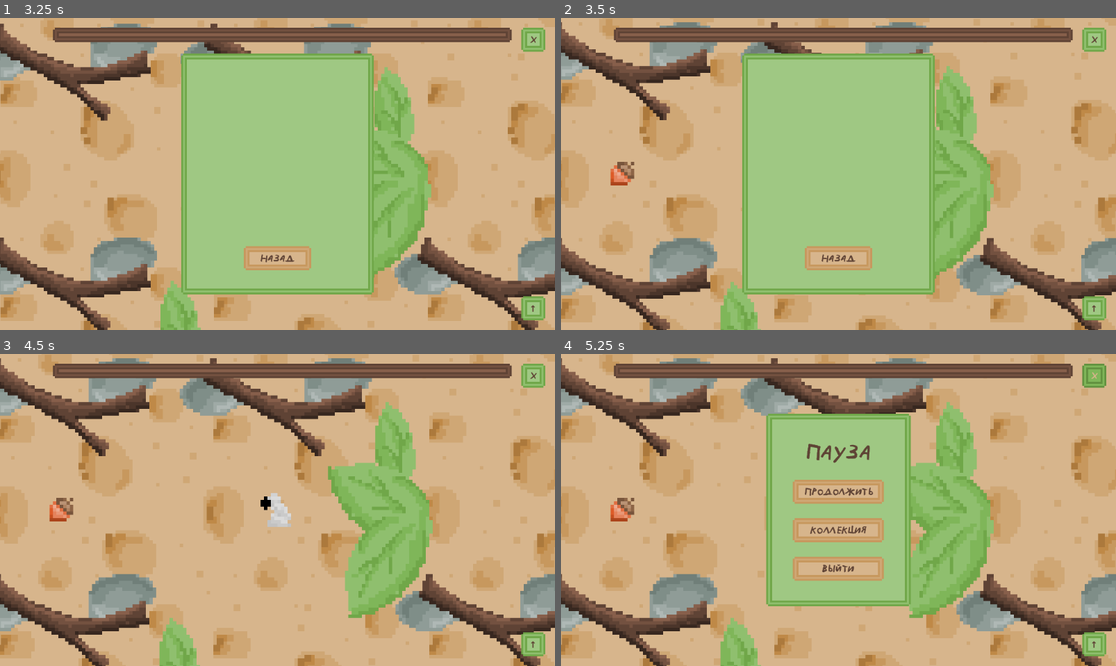
Above: before the commit, frames 1-4 (two rows, left to right).
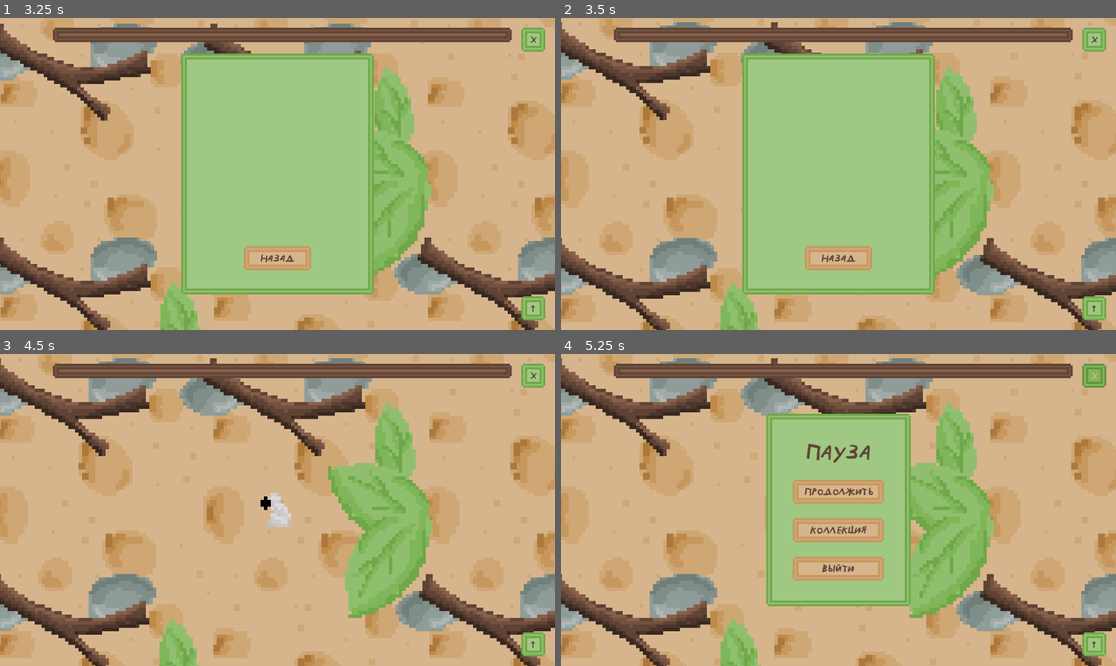
Above: after the commit, the same moments.

Repository: Null-oh/zhonny
Game: Godot game, scene res://scenes/start_new.tscn
Same seed, same stepped clock (60 frames per second), same inputs: the game is played once before the commit and once after it.
Inputs:
- Up to frame 1 (3.25 s): click "СТАРТ" at 0.5 s; click "х" at 1.25 s; click "↑" at 2 s; click "ПРОДОЛЖИТЬ" at 2.75 s
- Up to frame 2 (3.5 s): no input
- Up to frame 3 (4.5 s): click "КОЛЛЕКЦИЯ" at 3.5 s; click "назад" at 4.25 s
- Up to frame 4 (5.25 s): click "х" at 5 s

Frame 1 is identical in both runs. In frame 2, 0.3% of the frame differs, in the area x 8-14%, y 46-54%; in frame 3, 0.3%; in frame 4, 0.3%.

Commit message:
spwn animation

Diff:
--- a/assets/bird.gd
+++ b/assets/bird.gd
@@ -56,7 +56,7 @@
 
 		if oparysh.velocity.length() > 0:
 			var offset_direction = oparysh.direction
-			var target_position = oparysh.global_position + (offset_direction * 21)
+			var target_position = oparysh.global_position + (offset_direction * 25)
 
 			var move_tween = create_tween()
 			move_tween.tween_property(shadow, "global_position", target_position, 0.1)\
--- a/assets/oparysh.tscn
+++ b/assets/oparysh.tscn
@@ -2,24 +2,50 @@
 
 [ext_resource type="Script" uid="uid://cljeemxngk1iq" path="res://scripts/oparysh.gd" id="1_0axra"]
 [ext_resource type="Texture2D" uid="uid://bq3uhrusbppq5" path="res://img/опарыш.png" id="1_mkb6b"]
+[ext_resource type="Texture2D" uid="uid://kn0amprhffq7" path="res://img/back.png" id="2_a41o3"]
 [ext_resource type="Texture2D" uid="uid://ciq6wd3nhyble" path="res://img/опарыш_idle.png" id="2_m0qft"]
+[ext_resource type="Texture2D" uid="uid://ii4emp5salfs" path="res://img/опарыш_hatch.png" id="2_wiiwr"]
 [ext_resource type="Texture2D" uid="uid://r7seb6moqg1w" path="res://img/опарыш_up.png" id="4_mdrlj"]
 
-[sub_resource type="AtlasTexture" id="AtlasTexture_5qpit"]
-atlas = ExtResource("2_m0qft")
-region = Rect2(0, 0, 10, 10)
-
-[sub_resource type="AtlasTexture" id="AtlasTexture_xqmdg"]
-atlas = ExtResource("2_m0qft")
-region = Rect2(10, 0, 10, 10)
-
-[sub_resource type="AtlasTexture" id="AtlasTexture_l2ef6"]
-atlas = ExtResource("2_m0qft")
-region = Rect2(0, 10, 10, 10)
-
-[sub_resource type="AtlasTexture" id="AtlasTexture_s2yq7"]
-atlas = ExtResource("2_m0qft")
-region = Rect2(10, 10, 10, 10)
+[sub_resource type="AtlasTexture" id="AtlasTexture_e1yb5"]
+atlas = ExtResource("2_wiiwr")
+region = Rect2(0, 0, 12, 12)
+
+[sub_resource type="AtlasTexture" id="AtlasTexture_8abuw"]
+atlas = ExtResource("2_wiiwr")
+region = Rect2(12, 0, 12, 12)
+
+[sub_resource type="AtlasTexture" id="AtlasTexture_3fl18"]
+atlas = ExtResource("2_wiiwr")
+region = Rect2(0, 12, 12, 12)
+
+[sub_resource type="AtlasTexture" id="AtlasTexture_iecom"]
+atlas = ExtResource("2_wiiwr")
+region = Rect2(12, 12, 12, 12)
+
+[sub_resource type="AtlasTexture" id="AtlasTexture_hypwe"]
+atlas = ExtResource("2_wiiwr")
+region = Rect2(0, 24, 12, 12)
+
+[sub_resource type="AtlasTexture" id="AtlasTexture_8wrop"]
+atlas = ExtResource("2_wiiwr")
+region = Rect2(12, 24, 12, 12)
+
+[sub_resource type="AtlasTexture" id="AtlasTexture_38lia"]
+atlas = ExtResource("2_m0qft")
+region = Rect2(0, 0, 12, 12)
+
+[sub_resource type="AtlasTexture" id="AtlasTexture_gqgj8"]
+atlas = ExtResource("2_m0qft")
+region = Rect2(12, 0, 12, 12)
+
+[sub_resource type="AtlasTexture" id="AtlasTexture_ynloh"]
+atlas = ExtResource("2_m0qft")
+region = Rect2(0, 12, 12, 12)
+
+[sub_resource type="AtlasTexture" id="AtlasTexture_bh50h"]
+atlas = ExtResource("2_m0qft")
+region = Rect2(12, 12, 12, 12)
 
 [sub_resource type="AtlasTexture" id="AtlasTexture_k4e8j"]
 atlas = ExtResource("1_mkb6b")
@@ -80,17 +106,40 @@
 [sub_resource type="SpriteFrames" id="SpriteFrames_v63cr"]
 animations = [{
 "frames": [{
-"duration": 0.7,
-"texture": SubResource("AtlasTexture_5qpit")
-}, {
-"duration": 0.7,
-"texture": SubResource("AtlasTexture_xqmdg")
-}, {
-"duration": 0.7,
-"texture": SubResource("AtlasTexture_l2ef6")
-}, {
-"duration": 0.7,
-"texture": SubResource("AtlasTexture_s2yq7")
+"duration": 1.0,
+"texture": SubResource("AtlasTexture_e1yb5")
+}, {
+"duration": 1.0,
+"texture": SubResource("AtlasTexture_8abuw")
+}, {
+"duration": 1.0,
+"texture": SubResource("AtlasTexture_3fl18")
+}, {
+"duration": 1.0,
+"texture": SubResource("AtlasTexture_iecom")
+}, {
+"duration": 1.0,
+"texture": SubResource("AtlasTexture_hypwe")
+}, {
+"duration": 1.0,
+"texture": SubResource("AtlasTexture_8wrop")
+}],
+"loop": false,
+"name": &"hatch",
+"speed": 5.0
+}, {
+"frames": [{
+"duration": 0.7,
+"texture": SubResource("AtlasTexture_38lia")
+}, {
+"duration": 0.7,
+"texture": SubResource("AtlasTexture_gqgj8")
+}, {
+"duration": 0.7,
+"texture": SubResource("AtlasTexture_ynloh")
+}, {
+"duration": 0.7,
+"texture": SubResource("AtlasTexture_bh50h")
 }],
 "loop": true,
 "name": &"idle",
@@ -153,6 +202,15 @@
 "name": &"up-2",
 "speed": 5.0
 }]
+
+[sub_resource type="Gradient" id="Gradient_wiiwr"]
+colors = PackedColorArray(1, 1, 1, 1, 0, 0, 0, 1)
+
+[sub_resource type="GradientTexture2D" id="GradientTexture2D_a41o3"]
+gradient = SubResource("Gradient_wiiwr")
+fill = 1
+fill_from = Vector2(0.5, 0.5)
+fill_to = Vector2(0.87909836, 0.15368852)
 
 [sub_resource type="RectangleShape2D" id="RectangleShape2D_a8wic"]
 size = Vector2(10, 8)
@@ -162,13 +220,21 @@
 
 [node name="oparysh" type="CharacterBody2D" unique_id=321062941]
 script = ExtResource("1_0axra")
+
+[node name="ref" type="Sprite2D" parent="." unique_id=682612051]
+visible = false
+texture = ExtResource("2_a41o3")
 
 [node name="sprite" type="AnimatedSprite2D" parent="." unique_id=2010855415]
 texture_filter = 1
 sprite_frames = SubResource("SpriteFrames_v63cr")
-animation = &"up"
-frame = 3
-frame_progress = 0.9605631
+animation = &"hatch"
+
+[node name="light" type="PointLight2D" parent="." unique_id=959311560]
+color = Color(0.38431373, 0.57254905, 0.2509804, 1)
+energy = 3.0
+texture = SubResource("GradientTexture2D_a41o3")
+texture_scale = 4.0
 
 [node name="collision" type="CollisionShape2D" parent="." unique_id=1662170345]
 shape = SubResource("RectangleShape2D_a8wic")
--- a/scenes/level.tscn
+++ b/scenes/level.tscn
@@ -6,24 +6,57 @@
 [ext_resource type="PackedScene" uid="uid://bu16vdwyjpme" path="res://assets/spawner.tscn" id="4_v4nd4"]
 [ext_resource type="Resource" uid="uid://dl7q3mexng170" path="res://drops/leaf.tres" id="5_myo3r"]
 [ext_resource type="Script" uid="uid://d061ep0kq34n" path="res://drops/drop_slot.gd" id="5_pccjk"]
+[ext_resource type="Resource" uid="uid://dl1j2nkuhav4q" path="res://drops/stick.tres" id="8_64w2a"]
+[ext_resource type="Resource" uid="uid://cvfpjw0deslum" path="res://drops/flower.tres" id="9_fpun6"]
 [ext_resource type="Resource" uid="uid://cic2ryidd25op" path="res://drops/mushroom.tres" id="10_5xatw"]
+[ext_resource type="Resource" uid="uid://c58ob2e2fiioi" path="res://drops/berry.tres" id="10_wc255"]
 [ext_resource type="Resource" uid="uid://ben24dpli5evj" path="res://drops/acorn.tres" id="11_weudl"]
+[ext_resource type="Resource" uid="uid://gmmmp3o32cm5" path="res://drops/raf.tres" id="12_arp2o"]
 [ext_resource type="PackedScene" uid="uid://ccmk8700wohmm" path="res://assets/interface.tscn" id="13_n63tf"]
 
 [sub_resource type="Resource" id="Resource_a2q8i"]
 script = ExtResource("5_pccjk")
 drop = ExtResource("5_myo3r")
-quantity = 50
-
-[sub_resource type="Resource" id="Resource_p573x"]
-script = ExtResource("5_pccjk")
-drop = ExtResource("10_5xatw")
-quantity = 50
+quantity = 20
 
 [sub_resource type="Resource" id="Resource_ykgt6"]
 script = ExtResource("5_pccjk")
 drop = ExtResource("11_weudl")
-quantity = 50
+quantity = 10
+
+[sub_resource type="Resource" id="Resource_ux5qa"]
+script = ExtResource("5_pccjk")
+drop = ExtResource("8_64w2a")
+quantity = 20
+metadata/_custom_type_script = "uid://d061ep0kq34n"
+
+[sub_resource type="Resource" id="Resource_82cfe"]
+script = ExtResource("5_pccjk")
+drop = ExtResource("9_fpun6")
+quantity = 15
+metadata/_custom_type_script = "uid://d061ep0kq34n"
+
+[sub_resource type="Resource" id="Resource_gunhw"]
+script = ExtResource("5_pccjk")
+drop = ExtResource("10_wc255")
+quantity = 10
+metadata/_custom_type_script = "uid://d061ep0kq34n"
+
+[sub_resource type="Resource" id="Resource_8gofh"]
+script = ExtResource("5_pccjk")
+drop = ExtResource("10_5xatw")
+quantity = 7
+metadata/_custom_type_script = "uid://d061ep0kq34n"
+
+[sub_resource type="Resource" id="Resource_h6wmr"]
+script = ExtResource("5_pccjk")
+drop = ExtResource("12_arp2o")
+quantity = 5
+metadata/_custom_type_script = "uid://d061ep0kq34n"
+
+[sub_resource type="Environment" id="Environment_b121j"]
+
+[sub_resource type="CameraAttributesPractical" id="CameraAttributesPractical_8c41q"]
 
 [node name="level" type="Node2D" unique_id=426426017]
 script = ExtResource("1_vylwx")
@@ -36,9 +69,13 @@
 zoom = Vector2(7, 7)
 
 [node name="spawner" parent="." unique_id=1826277945 instance=ExtResource("4_v4nd4")]
-drops = Array[ExtResource("5_pccjk")]([SubResource("Resource_a2q8i"), SubResource("Resource_p573x"), SubResource("Resource_ykgt6")])
+drops = Array[ExtResource("5_pccjk")]([SubResource("Resource_a2q8i"), SubResource("Resource_ykgt6"), SubResource("Resource_ux5qa"), SubResource("Resource_82cfe"), SubResource("Resource_gunhw"), SubResource("Resource_8gofh"), SubResource("Resource_h6wmr")])
 
 [node name="interface" parent="." unique_id=456038138 instance=ExtResource("13_n63tf")]
 
 [node name="AudioStreamPlayer2D" type="AudioStreamPlayer2D" parent="." unique_id=1074903549]
 autoplay = true
+
+[node name="WorldEnvironment" type="WorldEnvironment" parent="." unique_id=1812887092]
+environment = SubResource("Environment_b121j")
+camera_attributes = SubResource("CameraAttributesPractical_8c41q")
--- a/scripts/Global.gd
+++ b/scripts/Global.gd
@@ -22,7 +22,7 @@
 var total : int = 0
 
 var eaten : int = 0
-var max_eaten : int = 10
+var max_eaten : int = 20
 
 var pockets = {}
 
--- a/scripts/interface.gd
+++ b/scripts/interface.gd
@@ -70,6 +70,8 @@
 var active_tweens : Array[Tween] = []
 var is_paused : bool = false
 
+var winning = false
+
 func _ready():
 	pocket_button.add_to_group("ui")
 	info.text = ""
@@ -146,9 +148,11 @@
 
 	if timer.value == Global.max_eaten and Global.playing:
 		won()
+		return
 
 	if Global.health <= 0:
 		failed()
+		return
 
 	#write()
 
@@ -212,51 +216,74 @@
 	fail_label.text = "ВАС СОЖРАЛИ..."
 
 func won():
+	if winning:
+		return
+
+
+	print("won() called")
+	winning = true
+
 	win_texture.visible = true
 
 	var result : String
-	Global.playing = false
+
 	if oparysh and oparysh.has_method("hatch"):
+
+		if oparysh.has_method("play_hatch_animation"):
+			print("starting hatch animation")
+			await oparysh.play_hatch_animation()
+			print("hatch animation complete")
+
+		Global.playing = false
 		result = oparysh.hatch()
 		print("hatch result: ", result)
 
+	else:
+		print("oparysh gde")
+		return
+
 	match result:
 		"but1":
-			win_label.text = "ВЫ СТАЛИ\nМАЛЕНЬКОЙ БАБЧКОЙ!"
+			win_label.text = "ЖОНЯ СТАЛ\nМАЛЕНЬКОЙ БАБЧКОЙ!"
 			win_texture.texture = preload("res://img/but1.png")
 			Global.add_pocket("but1")
 		"but2":
-			win_label.text = "ВЫ СТАЛИ\nБОЛЬШОЙ БАБЧКОЙ!"
+			win_label.text = "ЖОНЯ СТАЛ\nБОЛЬШОЙ БАБЧКОЙ!"
 			win_texture.texture = preload("res://img/but2.png")
 			Global.add_pocket("but2")
 		"but3":
-			win_label.text = "ВЫ СТАЛИ\nПАФОСНОЙ БАБЧКОЙ!"
+			win_label.text = "ЖОНЯ СТАЛ\nПАФОСНОЙ БАБЧКОЙ!"
 			win_texture.texture = preload("res://img/but3.png")
 			Global.add_pocket("but3")
 		"beetle":
-			win_label.text = "ВЫ СТАЛИ\nМАЙСКИМ ЖУЧОМ!"
+			win_label.text = "ЖОНЯ СТАЛ\nМАЙСКИМ ЖУЧОМ!"
 			win_texture.texture = preload("res://img/beetle.png")
 			Global.add_pocket("beetle")
 		"frog":
-			win_label.text = "ВЫ СТАЛИ\nЛЕГУЧКОЙ!"
+			win_label.text = "ЖОНЯ СТАЛ\nЛЕГУЧКОЙ!"
 			win_texture.texture = preload("res://img/frog.png")
 			Global.add_pocket("frog")
 		"hton":
-			win_label.text = "ВЫ СТАЛИ\nХТОНИЧЕСКИМ НЕФОРОМ!"
+			win_label.text = "ЖОНЯ СТАЛ\nХТОНИЧЕСКИМ НЕФОРОМ!"
 			win_texture.texture = preload("res://img/hton.png")
 			Global.add_pocket("hton")
 		"explode":
-			win_label.text = "ВЫ ОБОЖРАЛИСЬ\nИ ЛОПНУЛИ..."
+			win_label.text = "ЖОНЯ ОБОЖРАЛСЯ\nИ ЛОПНУЛ..."
 			win_texture.visible = false
 		"starve":
-			win_label.text = "В СЛЕДУЮЩИЙ РАЗ\nКУШАЙТЕ ПОЛЕЗНОЕ..."
+			win_label.text = "В СЛЕДУЮЩИЙ РАЗ\nКОРМИТЕ ЖОНЮ\nЛУЧШЕ..."
 			win_texture.visible = false
 
 	Global.add_result(result)
 	print("Global.results: ", Global.results)
 	update_collection()
 	load_pockets()
+
+
 	win.visible = true
+	var oparysh_light = oparysh.get_node("light")
+	var tween = create_tween()
+	tween.tween_property(oparysh_light, "energy", 0.0, 0.2)
 
 func setup_texture(texture_rect: TextureRect):
 	var color_rect = texture_rect.get_parent()
--- a/scripts/oparysh.gd
+++ b/scripts/oparysh.gd
@@ -19,14 +19,20 @@
 
 var start_position: Vector2
 
+var hatching : bool = false
+
+@onready var light = $light
+
 func _ready():
 	add_to_group("oparysh")
 	sprite.play("idle")
 	sprite.flip_v = false
+	light.energy = 0.0
 
 func hatch() -> String:
+	print("hatch started")
+
 	total_drops = Global.drops
-	print("oparysh.hatch called")
 
 	if Global.total > 500:
 		return "explode"
@@ -50,7 +56,46 @@
 	else:
 		return "but1"
 
+func play_hatch_animation():
+	hatching = true
+	print("play_hatch_animation called")
+
+	if not sprite.sprite_frames.has_animation("hatch"):
+		print("ERROR: no 'hatch' animation found!")
+		light.energy = 1.0
+		return
+
+	var camera = $Camera2D
+	var camera_tween = create_tween()
+	camera_tween.set_trans(Tween.TRANS_QUINT)
+	camera_tween.set_ease(Tween.EASE_IN_OUT)
+
+	camera_tween.tween_property(camera, "zoom", Vector2(7.7, 7.7), 1.2)
+
+	sprite.speed_scale = 1.0
+	sprite.flip_v = false
+	sprite.play("hatch")
+
+	await sprite.animation_finished
+	sprite.pause()
+
+	camera_tween.tween_property(camera, "zoom", Vector2(7.9, 7.9), 0.5)
+
+	light.visible = true
+
+	var tween = create_tween()
+	tween.set_pause_mode(Tween.TWEEN_PAUSE_PROCESS)
+	tween.tween_property(light, "energy", 1.0, 0.5)
+
+	await tween.finished
+
+
+
 func _process(delta):
+	if hatching:
+		return
+
+
 	speed = Global.speed
 	if is_moving:
 		direction = global_position.direction_to(target_position)
@@ -74,7 +119,6 @@
 	else:
 		sprite.play("idle")
 		sprite.flip_v = false
-
 
 func _input(event):
 	if (event is InputEventMouseButton and event.pressed and event.button_index == MOUSE_BUTTON_LEFT):
--- a/scripts/spawner.gd
+++ b/scripts/spawner.gd
@@ -29,7 +29,7 @@
 			t+= delta
 		else:
 			t = 0
-			#spawn_bird()
+			spawn_bird()
 #			отладка
 
 func _on_map_ready():
Binary file added: img/опарыш_hatch.png
Not shown, added: img/опарыш_hatch.png.import
Binary file changed: img/опарыш_idle.png
